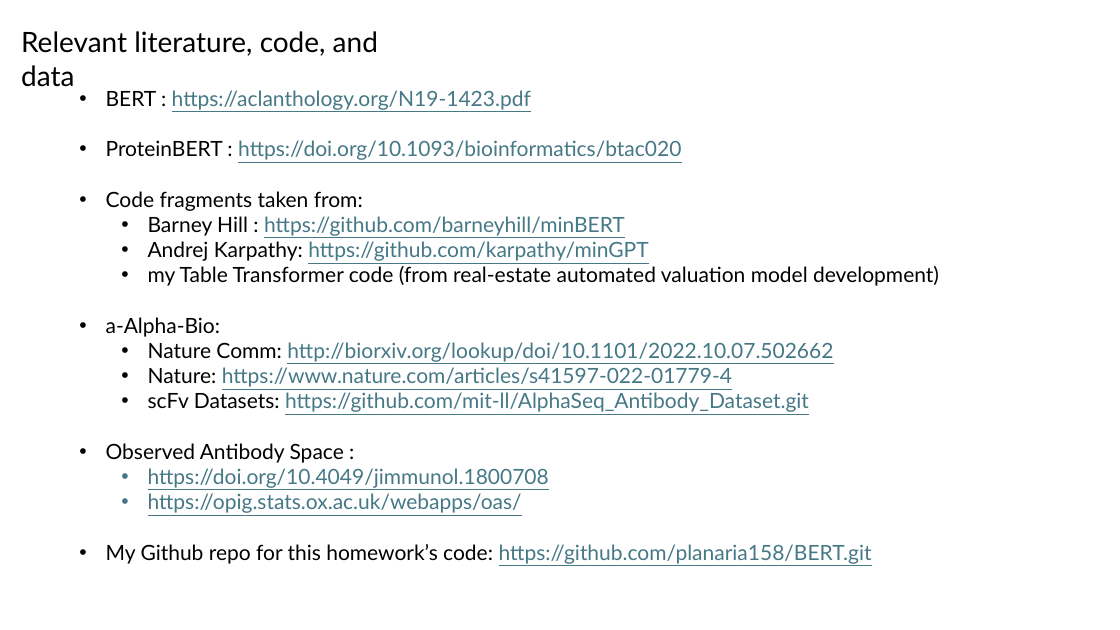
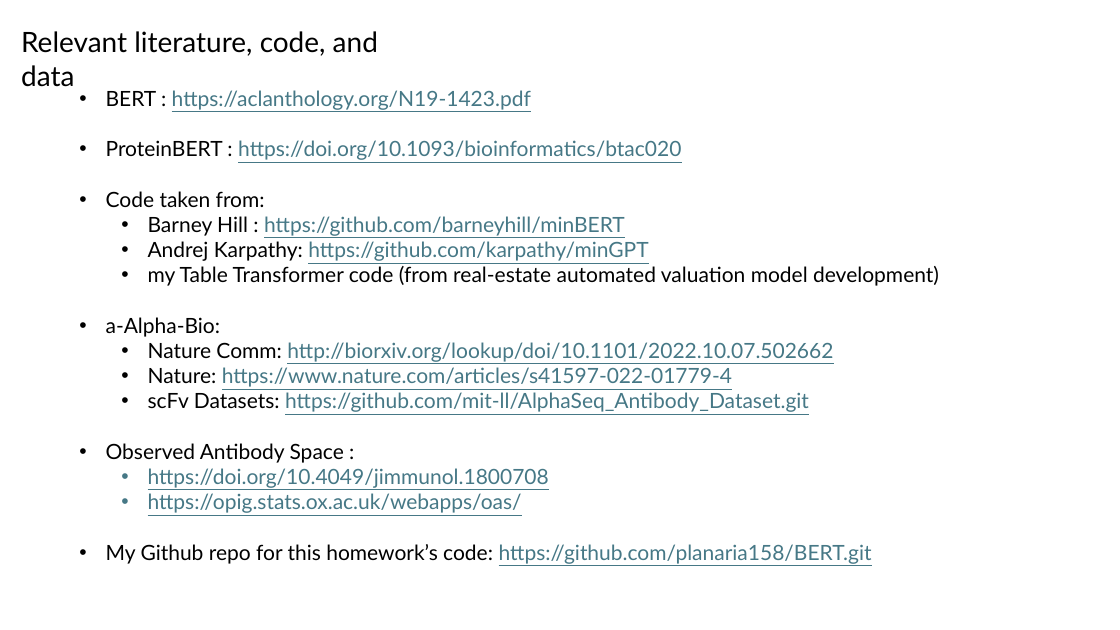
Before and after one commit to planaria158/BERT, a slide deck: slide 2 of Experiments.pptx. Drawn at 1120x630 pixels with LibreOffice and Linux fonts; fonts in the diff are those of the drawing. Boxes give left, top, right and bottom in pixels: in the first picture for what was removed or moved away, otherwise in the second. Text is boxed around its words. In the diff, an @@ line names an element or a change of style, - is before the commit and + after.

```diff
--- a/Experiments.pptx
+++ b/Experiments.pptx
@@ text at <box>106,191,265,207</box>: text changed @@
-• Code fragments taken from:
+• Code taken from:
```
Also in this commit, not shown: 2 other slides changed, 1 slide added.
